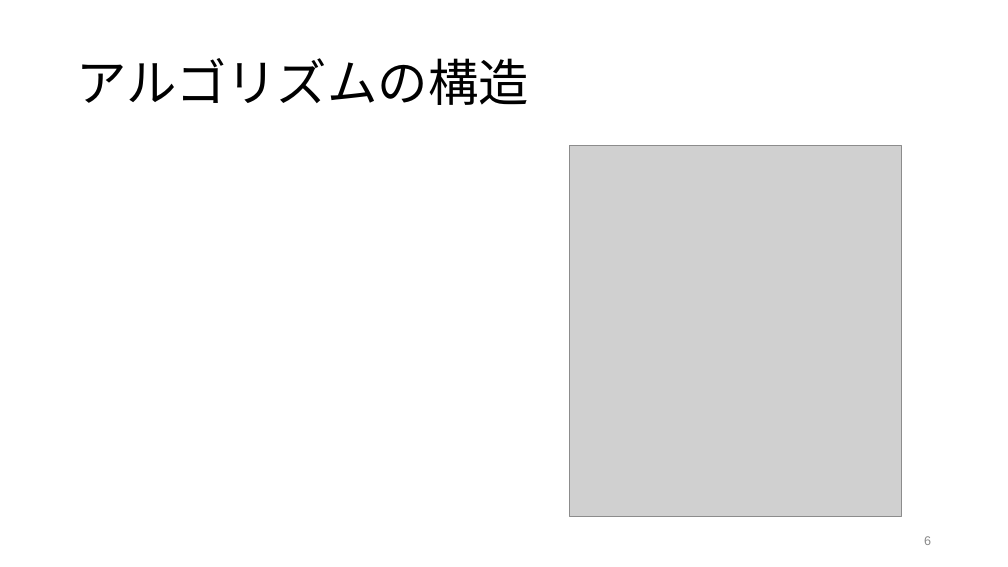
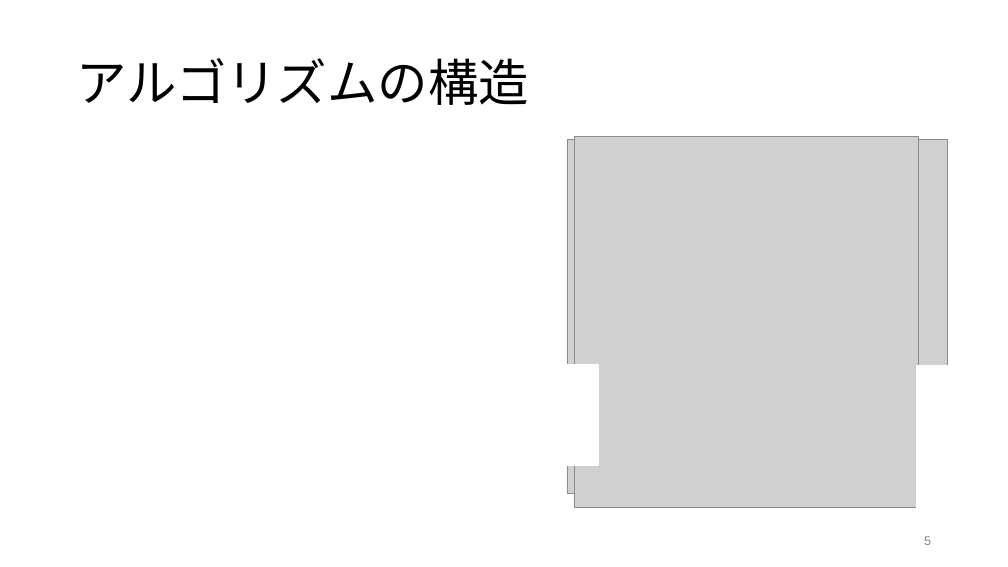
Before and after one commit to tackky/YOLO, a slide deck: slide 5 of yolo.pptx (slide 6 before the commit). Drawn at 1008x567 pixels with LibreOffice and Linux fonts; fonts in the diff are those of the drawing; grey boxes stand for pictures. Boxes give left, top, right and bottom in pixels: in the first picture for what was removed or moved away, otherwise in the second. Text is boxed around its words. In the diff, an @@ line names an element or a change of style, - is before the commit and + after.

Commit message:
add pptx

```diff
--- a/yolo.pptx
+++ b/yolo.pptx
@@ picture added at bbox=[567, 140, 948, 493] @@
@@ picture: place and size @@
-picture at bbox=[569, 145, 901, 516]
+picture at bbox=[574, 136, 919, 507]
@@ rectangle added at bbox=[540, 364, 597, 465], fill #FFFFFF, outline #FFFFFF 2 pt @@
@@ rectangle added at bbox=[917, 366, 961, 465], fill #FFFFFF, outline #FFFFFF 2 pt @@
@@ rectangle added at bbox=[917, 407, 975, 507], fill #FFFFFF, outline #FFFFFF 2 pt @@
```
Also in this commit, not shown: 6 other slides changed, 11 slides added, 2 slides removed, 1 other file.
